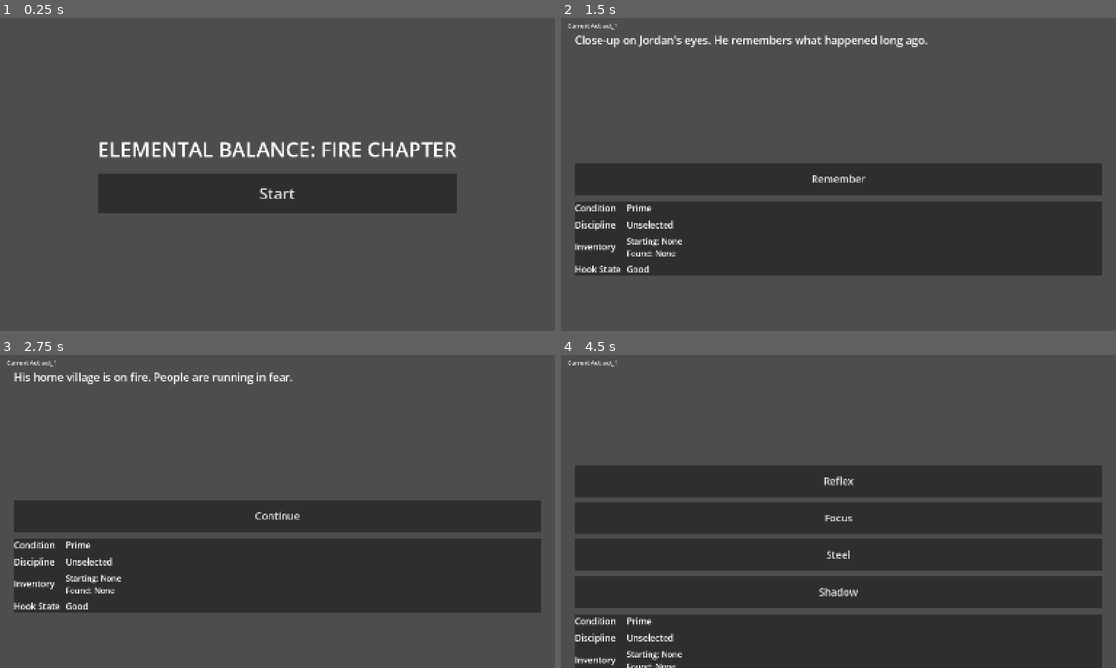
Above: before the commit, frames 1-4 (two rows, left to right).
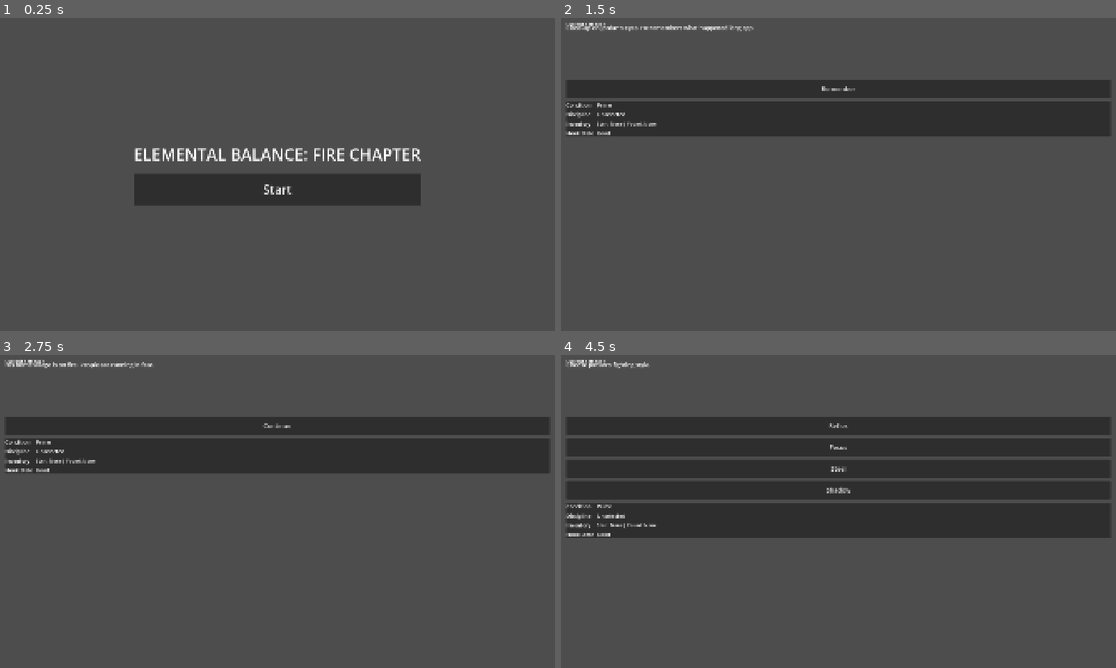
Above: after the commit, the same moments.

Repository: GamerJoe85/Jordan-Ninja-Choose-Your-Own-Adventure
Game: Godot game, scene res://scenes/TitleMenu.tscn
The game is run twice, just before and just after one commit, with the same random seed, the same clock (stepped at 60 frames per second) and the same inputs.
Inputs:
- Up to frame 1 (0.25 s): no input
- Up to frame 2 (1.5 s): click "Start" at 0.5 s; click "Continue" at 1.25 s
- Up to frame 3 (2.75 s): click "Remember" at 2 s
- Up to frame 4 (4.5 s): click "Continue" at 2.75 s; click "Stand" at 3.5 s; click "Train" at 4.25 s

The runs differ from the first frame. In frame 1, 5.1% of the frame differs, in the area x 17-83%, y 39-63%; in frame 2, 49%; in frame 3, 49%; in frame 4, 52%, in the area x 0-99%, y 1-100%.

Commit message:
Optimize mobile layout to reduce cropping and shrink bottom HUD footprint

Diff:
--- a/project.godot
+++ b/project.godot
@@ -14,5 +14,5 @@
 window/size/viewport_height=1080
 window/stretch/mode="canvas_items"
 window/stretch/aspect="keep"
-window/stretch/scale=1.25
+window/stretch/scale=1.0
 window/dpi/allow_hidpi=false
--- a/scenes/PagePlayer.tscn
+++ b/scenes/PagePlayer.tscn
@@ -20,8 +20,8 @@
 grow_horizontal = 2
 grow_vertical = 2
 expand_mode = 1
-stretch_mode = 6
-modulate = Color(1, 1, 1, 0.45)
+stretch_mode = 5
+modulate = Color(1, 1, 1, 0.6)
 
 [node name="MarginContainer" type="MarginContainer" parent="."]
 layout_mode = 1
@@ -30,77 +30,78 @@
 anchor_bottom = 1.0
 grow_horizontal = 2
 grow_vertical = 2
-theme_override_constants/margin_left = 40
-theme_override_constants/margin_top = 40
-theme_override_constants/margin_right = 40
-theme_override_constants/margin_bottom = 40
+theme_override_constants/margin_left = 20
+theme_override_constants/margin_top = 20
+theme_override_constants/margin_right = 20
+theme_override_constants/margin_bottom = 20
 
 [node name="MainVBox" type="VBoxContainer" parent="MarginContainer"]
 layout_mode = 2
-theme_override_constants/separation = 20
+theme_override_constants/separation = 12
 
 [node name="StoryText" type="RichTextLabel" parent="MarginContainer/MainVBox"]
 unique_name_in_owner = true
-custom_minimum_size = Vector2(0, 340)
+custom_minimum_size = Vector2(0, 180)
 layout_mode = 2
 bbcode_enabled = false
-fit_content = true
-theme_override_font_sizes/normal_font_size = 30
+fit_content = false
+theme_override_font_sizes/normal_font_size = 20
 
 [node name="ChoiceContainer" type="VBoxContainer" parent="MarginContainer/MainVBox"]
 unique_name_in_owner = true
 layout_mode = 2
-theme_override_constants/separation = 14
+theme_override_constants/separation = 10
 
 [node name="HUDPanel" type="PanelContainer" parent="MarginContainer/MainVBox"]
 layout_mode = 2
+size_flags_vertical = 1
 
 [node name="HUDGrid" type="GridContainer" parent="MarginContainer/MainVBox/HUDPanel"]
 layout_mode = 2
 columns = 2
-theme_override_constants/h_separation = 16
-theme_override_constants/v_separation = 12
+theme_override_constants/h_separation = 10
+theme_override_constants/v_separation = 6
 
 [node name="HealthLabel" type="Label" parent="MarginContainer/MainVBox/HUDPanel/HUDGrid"]
 layout_mode = 2
-theme_override_font_sizes/font_size = 24
+theme_override_font_sizes/font_size = 18
 text = "Condition"
 
 [node name="HealthValue" type="Label" parent="MarginContainer/MainVBox/HUDPanel/HUDGrid"]
 unique_name_in_owner = true
 layout_mode = 2
-theme_override_font_sizes/font_size = 24
+theme_override_font_sizes/font_size = 18
 text = "Prime"
 
 [node name="DisciplineLabel" type="Label" parent="MarginContainer/MainVBox/HUDPanel/HUDGrid"]
 layout_mode = 2
-theme_override_font_sizes/font_size = 24
+theme_override_font_sizes/font_size = 18
 text = "Discipline"
 
 [node name="DisciplineValue" type="Label" parent="MarginContainer/MainVBox/HUDPanel/HUDGrid"]
 unique_name_in_owner = true
 layout_mode = 2
-theme_override_font_sizes/font_size = 24
+theme_override_font_sizes/font_size = 18
 text = "Unselected"
 
 [node name="InventoryLabel" type="Label" parent="MarginContainer/MainVBox/HUDPanel/HUDGrid"]
 layout_mode = 2
-theme_override_font_sizes/font_size = 24
+theme_override_font_sizes/font_size = 18
 text = "Inventory"
 
 [node name="InventoryValue" type="Label" parent="MarginContainer/MainVBox/HUDPanel/HUDGrid"]
 unique_name_in_owner = true
 layout_mode = 2
-theme_override_font_sizes/font_size = 22
+theme_override_font_sizes/font_size = 16
 text = "Starting: None\nFound: None"
 
 [node name="HookLabel" type="Label" parent="MarginContainer/MainVBox/HUDPanel/HUDGrid"]
 layout_mode = 2
-theme_override_font_sizes/font_size = 24
+theme_override_font_sizes/font_size = 18
 text = "Hook State"
 
 [node name="HookValue" type="Label" parent="MarginContainer/MainVBox/HUDPanel/HUDGrid"]
 unique_name_in_owner = true
 layout_mode = 2
-theme_override_font_sizes/font_size = 24
+theme_override_font_sizes/font_size = 18
 text = "Good"
--- a/scripts/ui/page_player.gd
+++ b/scripts/ui/page_player.gd
@@ -136,8 +136,8 @@
 		var button: Button = Button.new()
 		button.text = str(choice.get("label", "Continue"))
 		button.autowrap_mode = TextServer.AUTOWRAP_WORD_SMART
-		button.custom_minimum_size = Vector2(0, 88)
-		button.add_theme_font_size_override("font_size", 28)
+		button.custom_minimum_size = Vector2(0, 64)
+		button.add_theme_font_size_override("font_size", 22)
 		button.pressed.connect(_on_choice_selected.bind(choice))
 		choice_container.add_child(button)
 		shown += 1
@@ -199,7 +199,7 @@
 func refresh_hud() -> void:
 	health_value.text = GameState.health_tier
 	discipline_value.text = "Unselected" if GameState.discipline.is_empty() else GameState.discipline
-	var inventory_text: String = "Starting: %s\nFound: %s" % [
+	var inventory_text: String = "Start: %s | Found: %s" % [
 		", ".join(GameState.starting_items) if not GameState.starting_items.is_empty() else "None",
 		", ".join(GameState.found_items) if not GameState.found_items.is_empty() else "None"
 	]
